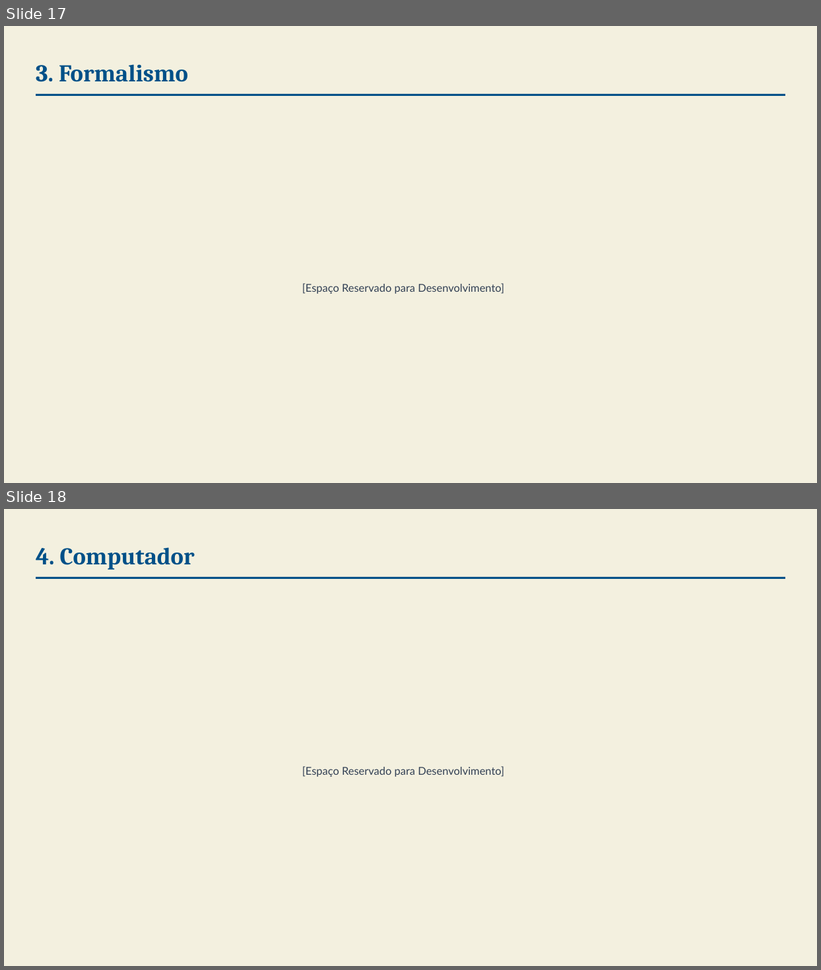
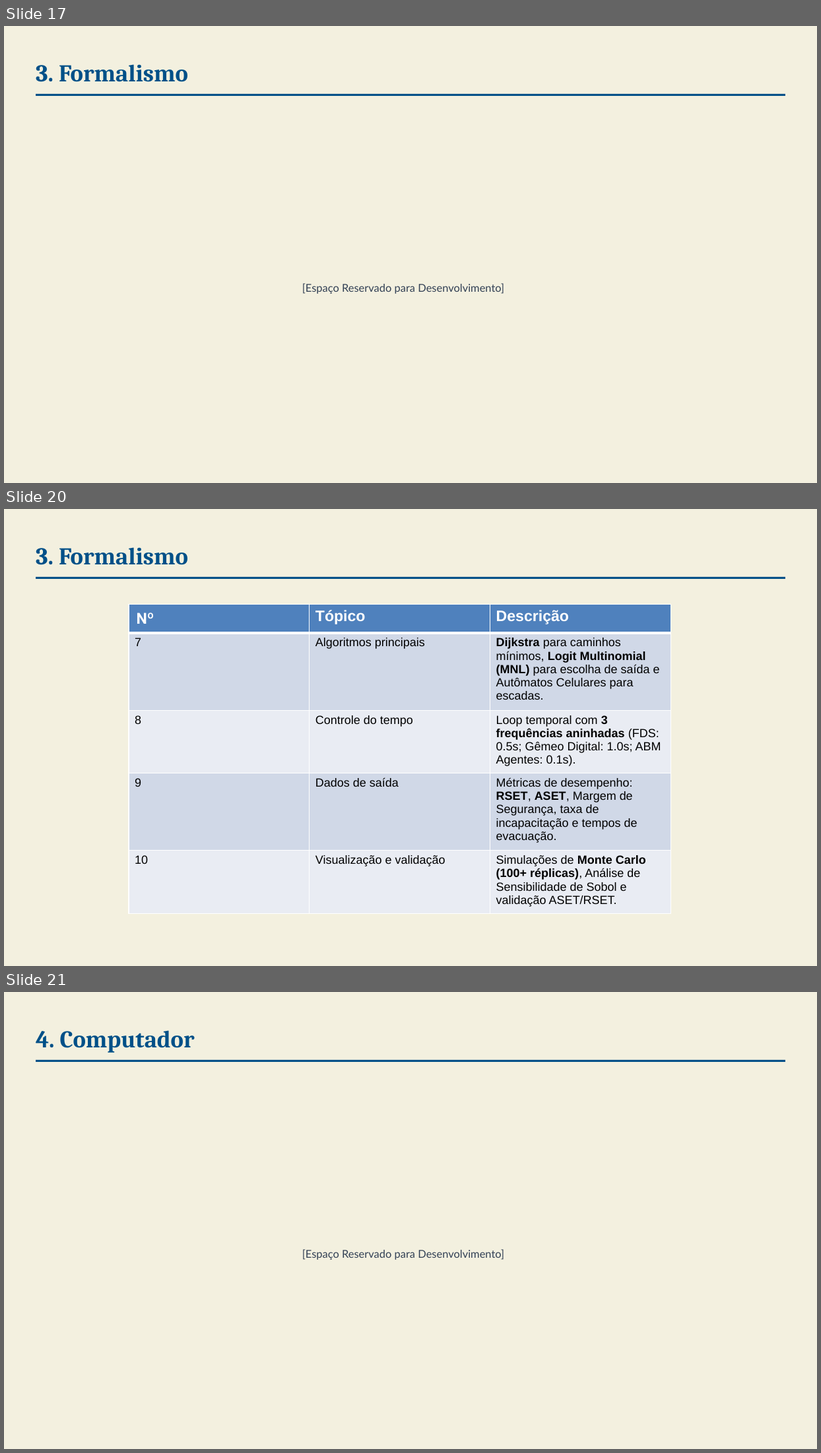
Before and after one commit to mattedi/Simulacao-2026, a slide deck: GustavoHProbst_FelipeBehling/Template_Seminario_Grupo_Gustavo_Revisado_1.pptx. Shown one above the other, each under a label of ours: slides 17 and 18 before the commit, slides 17, 20 and 21 after it; the slides between them are not shown. The pictures are 821x970 and 821x1453 pixels, drawn with LibreOffice and Linux fonts; fonts in the diff are those of the drawing; background and template pictures are left out. Boxes give left, top, right and bottom in pixels: in the first picture for what was removed or moved away, otherwise in the second. Text is boxed around its words. In the diff, an @@ line names an element or a change of style, - is before the commit and + after.

```diff
--- a/GustavoHProbst_FelipeBehling/Template_Seminario_Grupo_Gustavo_Revisado_1.pptx
+++ b/GustavoHProbst_FelipeBehling/Template_Seminario_Grupo_Gustavo_Revisado_1.pptx
@@ slide 20 added at (x1=4, y1=509, x2=817, y2=966), background #F3F0DF @@
@@ text added at (x1=36, y1=547, x2=188, y2=565), 28.5 pt, text #005088, bold @@
+3. Formalismo
@@ rectangle added at (x1=36, y1=577, x2=785, y2=578), fill #005088 @@
@@ table added at (x1=129, y1=605, x2=671, y2=914), 5 rows, 3 columns @@
+Nº | Tópico | Descrição
+7 | Algoritmos principais | Dijkstra para caminhos mínimos, Logit Multinomial (MNL) para escolha de saída e Autômatos Celulares para escadas.
+8 | Controle do tempo | Loop temporal com 3 frequências aninhadas (FDS: 0.5s; Gêmeo Digital: 1.0s; ABM Agentes: 0.1s).
+9 | Dados de saída | Métricas de desempenho: RSET, ASET, Margem de Segurança, taxa de incapacitação e tempos de evacuação.
+10 | Visualização e validação | Simulações de Monte Carlo (100+ réplicas), Análise de Sensibilidade de Sobol e validação ASET/RSET.
@@ text added at (x1=302, y1=764, x2=504, y2=778), 12.8 pt, text #334155 @@
+[Espaço Reservado para Desenvolvimento]
@@ what was slide 18 is now slide 21 @@
```
Also in this commit, not shown: 2 other slides added.
